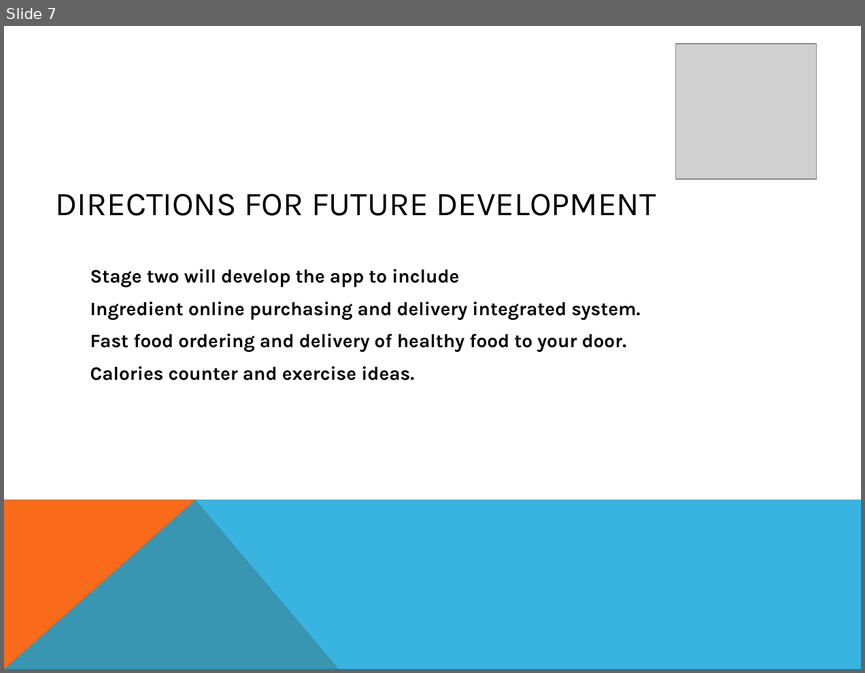
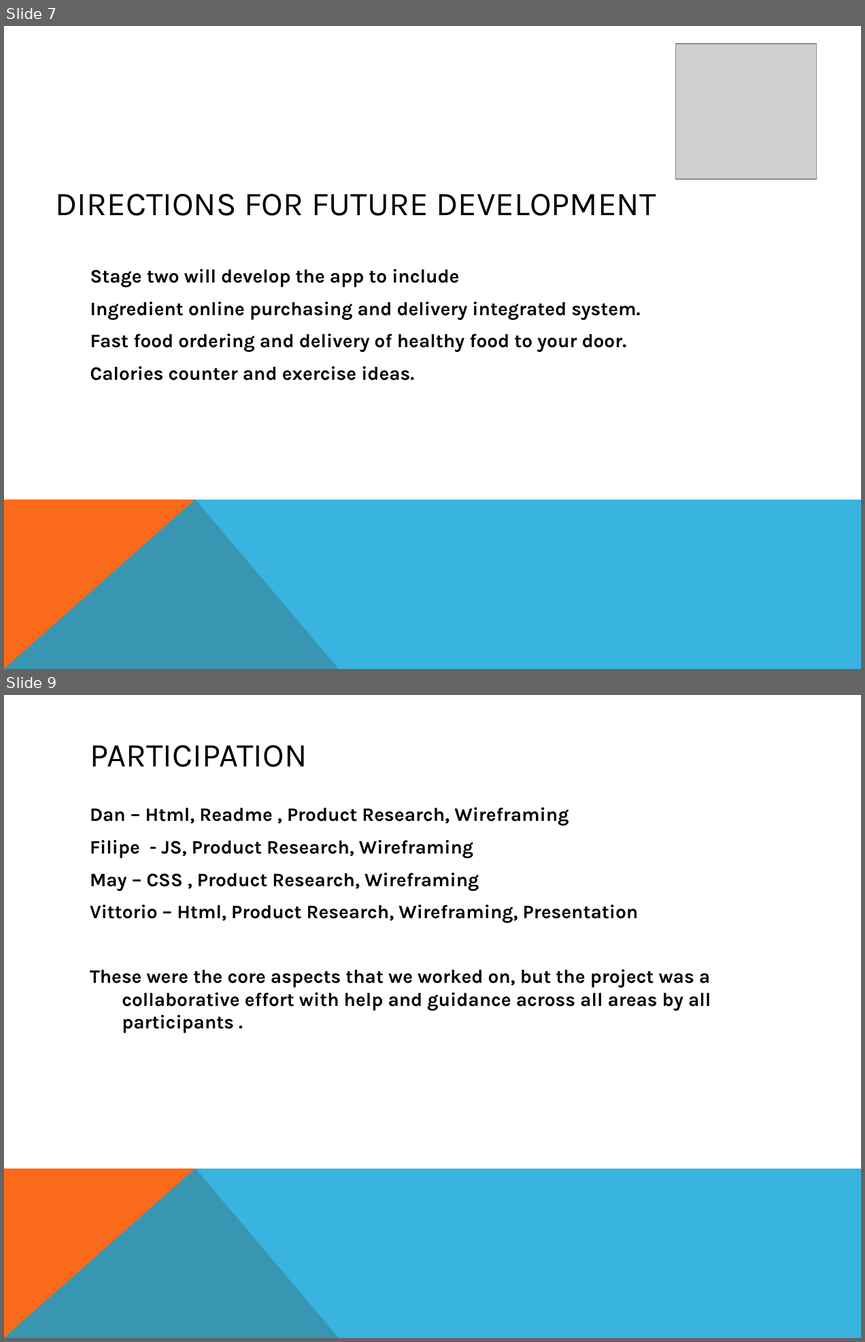
Before and after one commit to Flipper5001/project1, a slide deck: Recipe Decider_2.pptx. Shown one above the other, each under a label of ours: slide 7 before the commit, slides 7 and 9 after it; the slides between them are not shown. The pictures are 865x673 and 865x1342 pixels, drawn with LibreOffice and Linux fonts; fonts in the diff are those of the drawing; grey boxes stand for pictures. Boxes give left, top, right and bottom in pixels: in the first picture for what was removed or moved away, otherwise in the second. Text is boxed around its words. In the diff, an @@ line names an element or a change of style, - is before the commit and + after.

```diff
--- a/Recipe Decider_2.pptx
+++ b/Recipe Decider_2.pptx
@@ slide 9 added at box(4, 695, 861, 1338), background #FFFFFF; not listed: 2 template elements that a slide beside it also shows @@
@@ title added at box(90, 745, 307, 767), 28 pt, text #000000 @@
+PARTICIPATION
@@ text added at box(90, 807, 711, 1033), 16 pt, text #000000, bold @@
+Dan – Html, Readme , Product Research, Wireframing
+Filipe - JS, Product Research, Wireframing
+May – CSS , Product Research, Wireframing
+Vittorio – Html, Product Research, Wireframing, Presentation
+These were the core aspects that we worked on, but the project was a collaborative effort with help and guidance across all areas by all participants .
```
Also in this commit, not shown: 1 slide changed.
